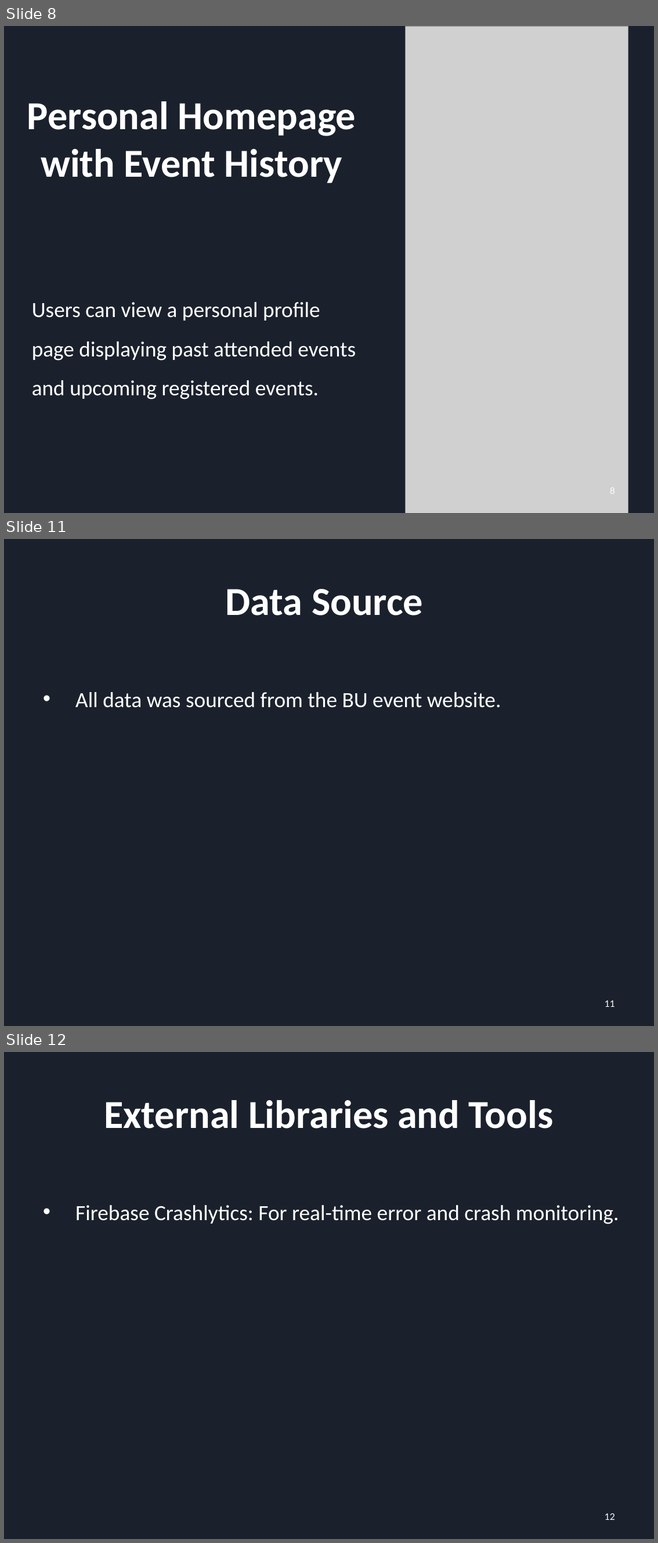
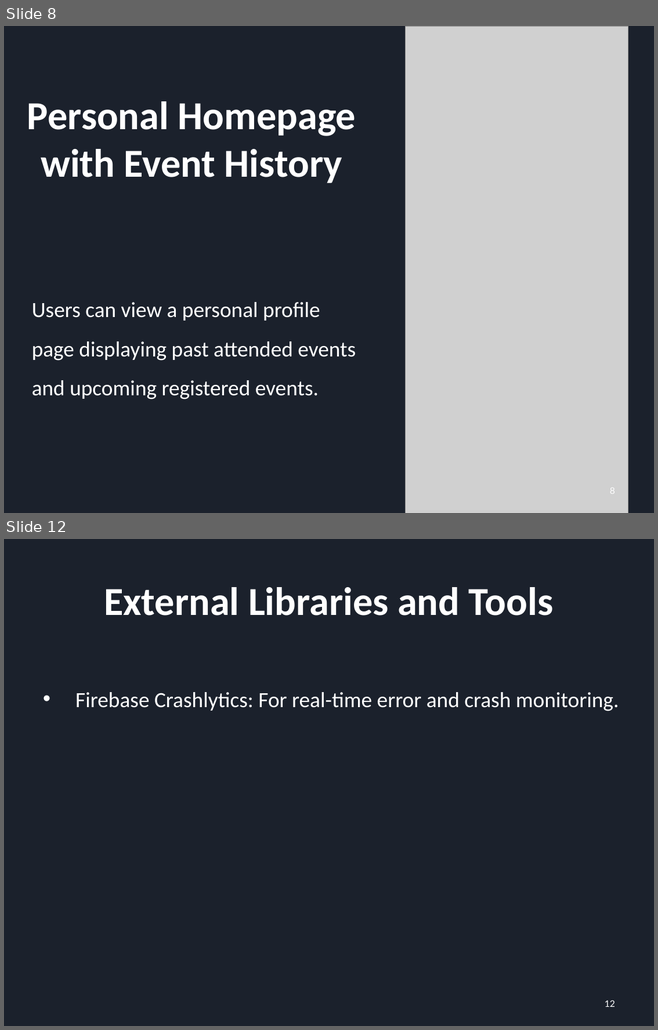
Before and after one commit to YuchenCao1/Jialong-Yuchen-Zihan-Team-BU-Event-Planer, a slide deck: First_PRE.pptx. Shown one above the other, each under a label of ours: slides 8, 11 and 12 before the commit, slides 8 and 12 after it; the slides between them are not shown. The pictures are 658x1543 and 658x1030 pixels, drawn with LibreOffice and Linux fonts; fonts in the diff are those of the drawing; grey boxes stand for pictures. Boxes give left, top, right and bottom in pixels: in the first picture for what was removed or moved away, otherwise in the second. Text is boxed around its words. In the diff, an @@ line names an element or a change of style, - is before the commit and + after.

```diff
--- a/First_PRE.pptx
+++ b/First_PRE.pptx
@@ slide 11 removed at <box>4,539,654,1026</box>, background #1B212C @@
@@ title removed at <box>226,589,423,616</box> @@
-Data Source
@@ text removed at <box>75,692,501,708</box> @@
-• All data was sourced from the BU event website.
@@ page number removed at <box>604,1001,615,1007</box> @@
-11
```
Also in this commit, not shown: 2 slides changed, 2 slides added, 1 other slide removed, 1 other file.
